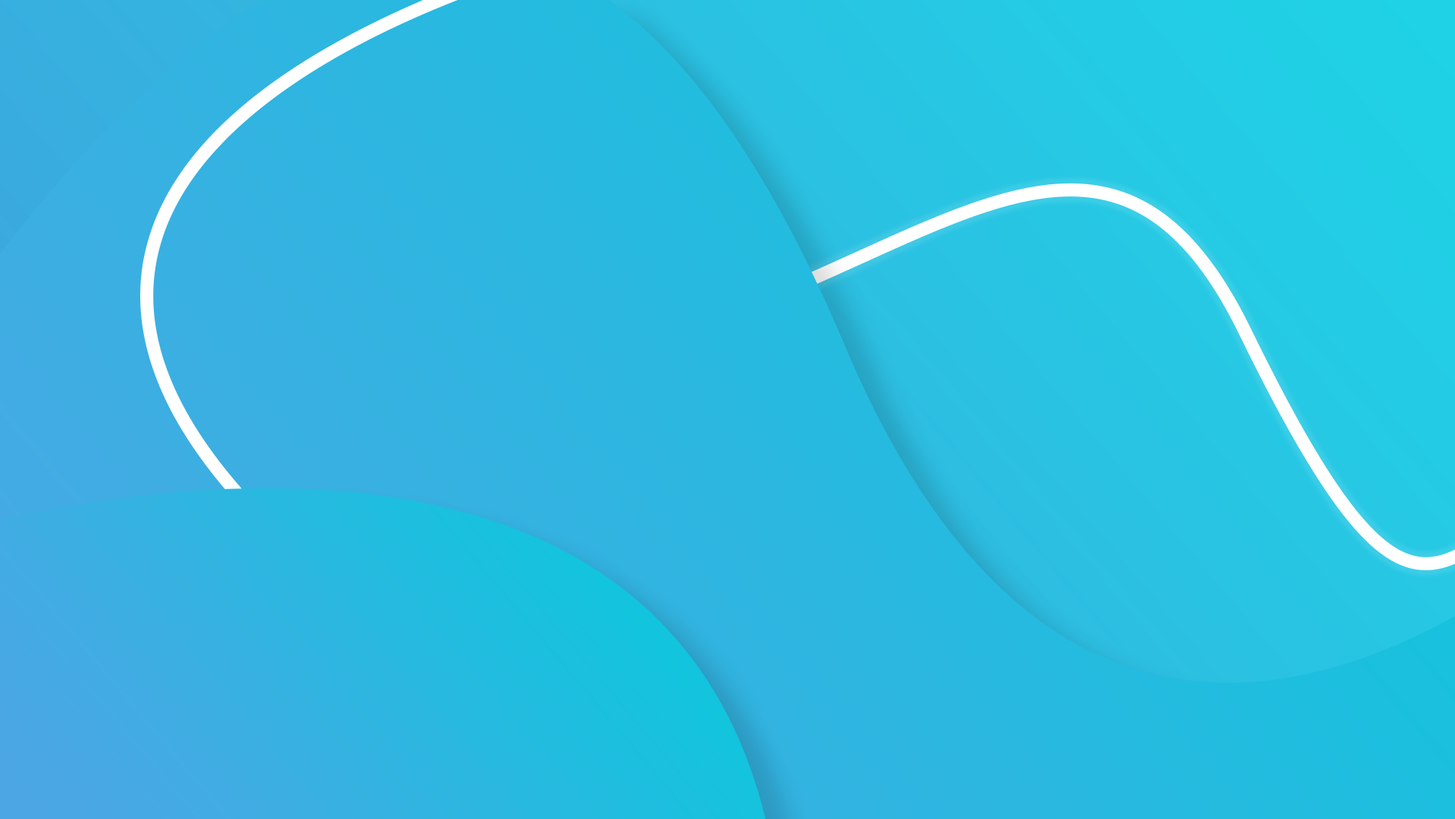
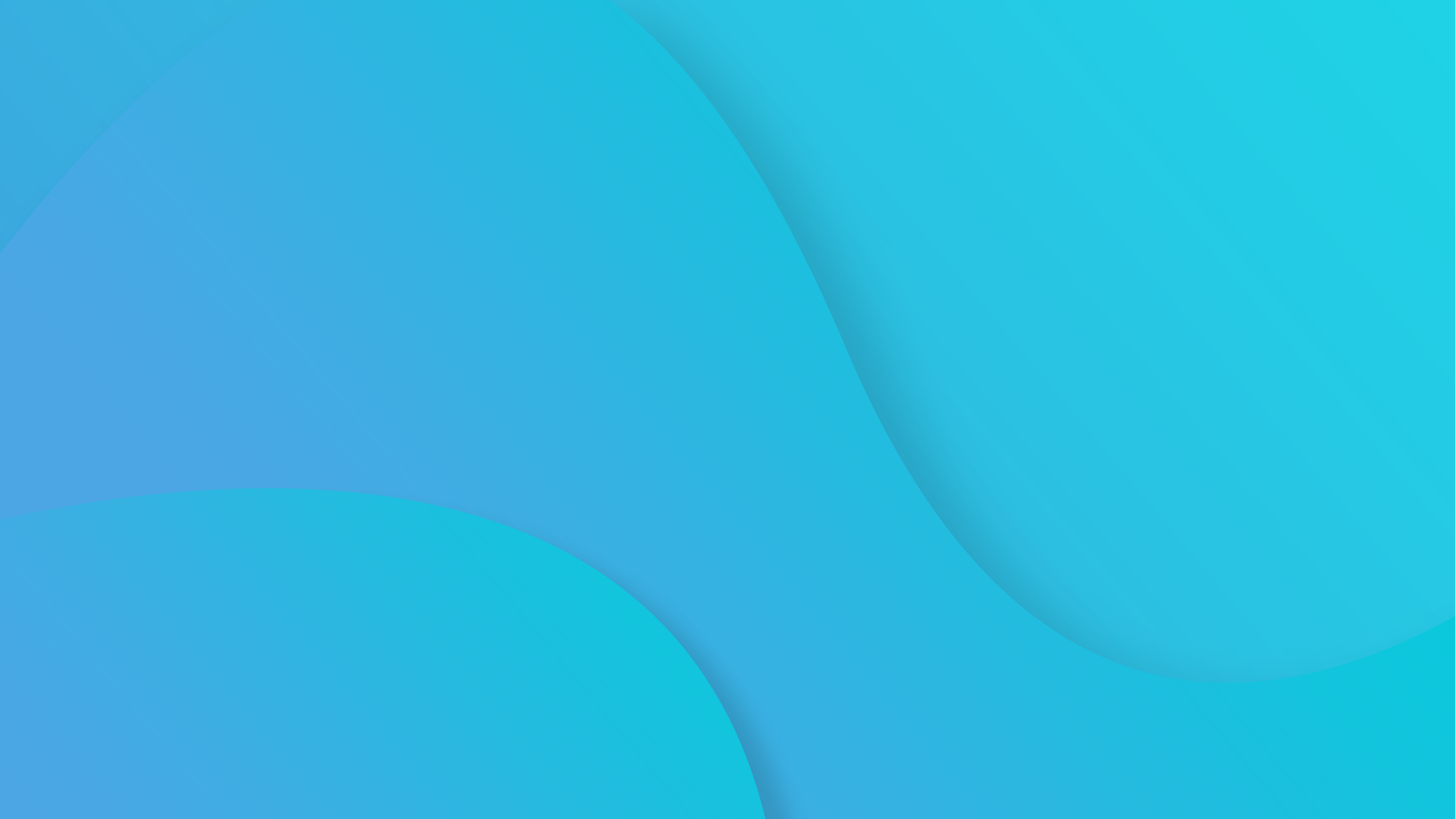
Before/after of a 1455 × 819 layered artwork. What changed in the layer stack:
hid "Line 2" over [140,0,458,511]
hid "Line 1", painted on it over [410,0,1455,571]
